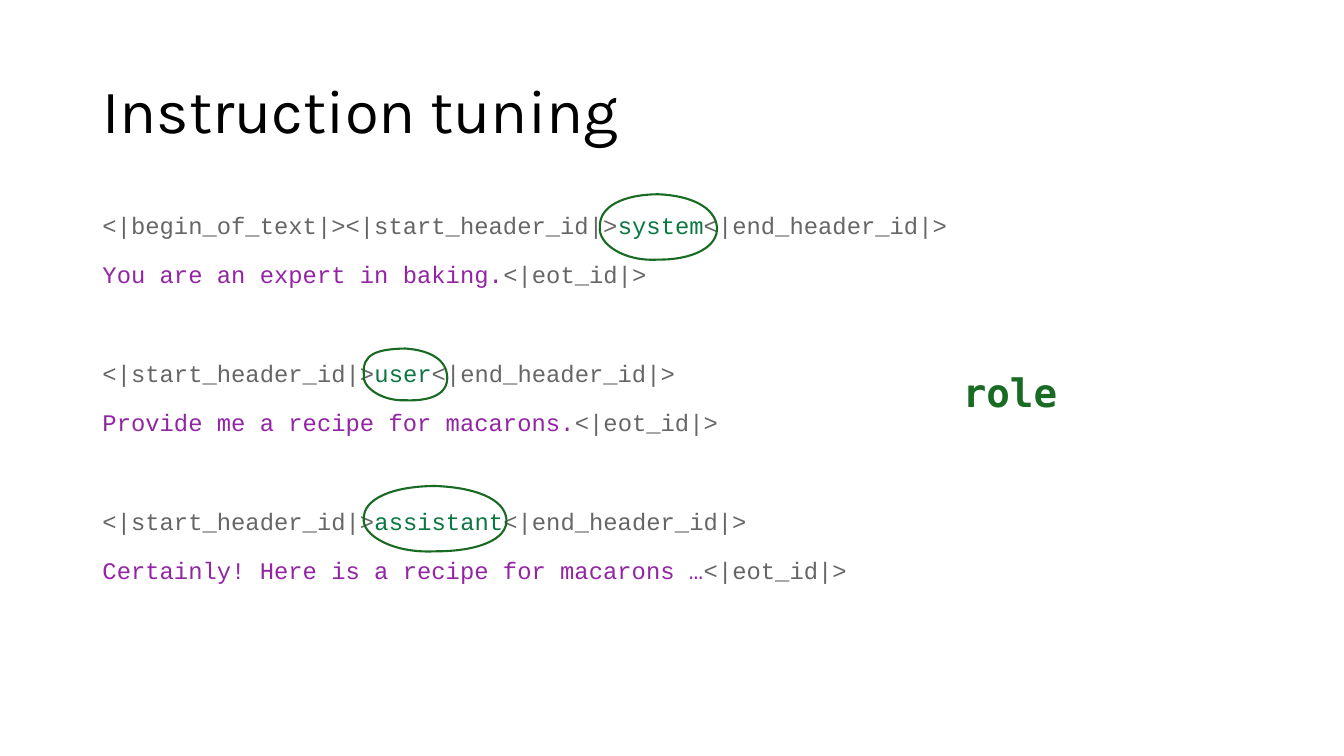
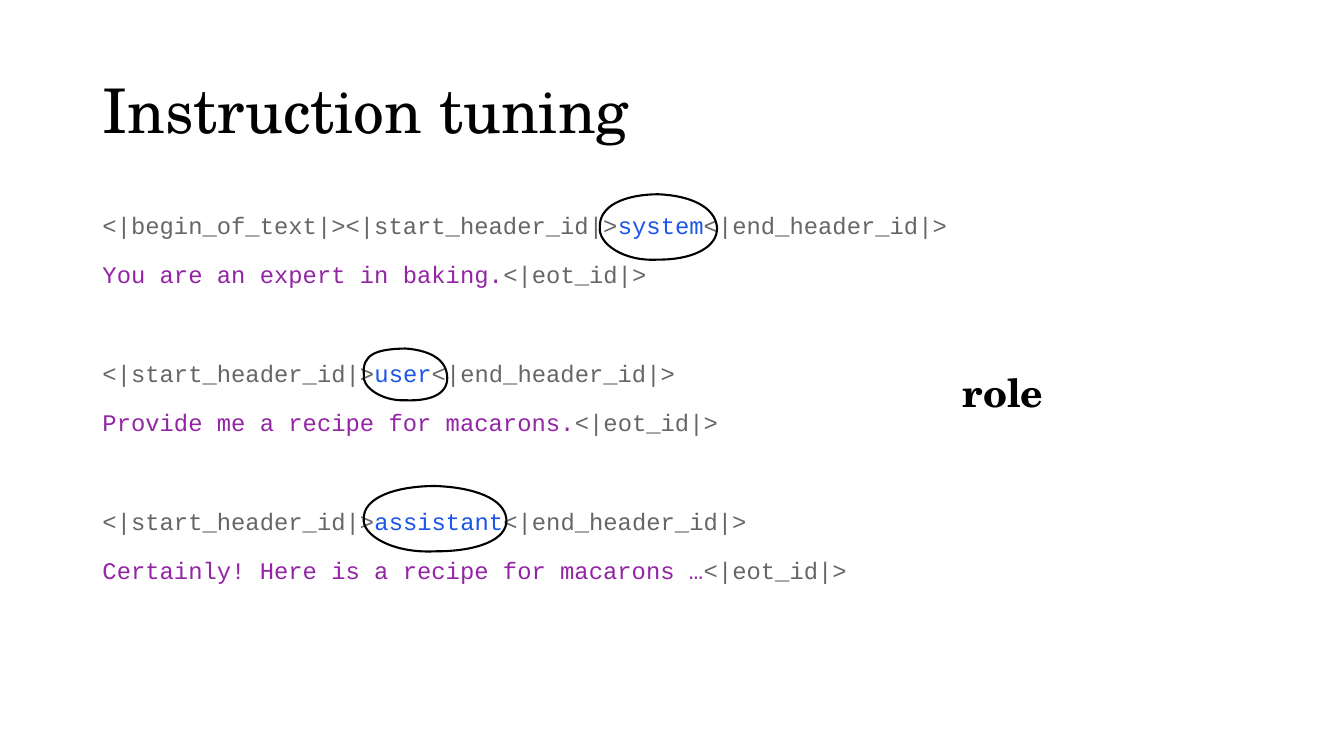
Before and after one commit to acceleratescience/large-language-models, a slide deck: slide 9 of slides/flsg/7-finetuning-flsg.pptx. Drawn at 1344x756 pixels with LibreOffice and Linux fonts; fonts in the diff are those of the drawing; background and template pictures are left out. Boxes give left, top, right and bottom in pixels: in the first picture for what was removed or moved away, otherwise in the second. Text is boxed around its words. In the diff, an @@ line names an element or a change of style, - is before the commit and + after.

Commit message:
chore(slides): update formatting for 5 onwards slides

```diff
--- a/slides/flsg/7-finetuning-flsg.pptx
+++ b/slides/flsg/7-finetuning-flsg.pptx
@@ title "Instruction tuning" at (x1=102, y1=88, x2=628, y2=146): font Karla to TeX Gyre Schola @@
@@ text at (x1=102, y1=216, x2=946, y2=537): text colour #0B7743 to #1B55EB in "<|begin_of_text|><|start_header_id|>system<|end_header_id|>", "<|start_header_id|>user<|end_header_id|>", "<|start_header_id|>assistant<|end_header_id|>" @@
@@ text "role" at (x1=963, y1=378, x2=1043, y2=408): font DejaVu Sans Mono to TeX Gyre Schola, text colour #196B24 to #000000 @@
@@ outline #196B24 1.5 pt to #000000 1.5 pt in 3 elements at (x1=600, y1=195, x2=717, y2=260), (x1=364, y1=349, x2=447, y2=400), (x1=364, y1=486, x2=506, y2=552) @@
```
Also in this commit, not shown: 17 other slides changed, 1 other file.
